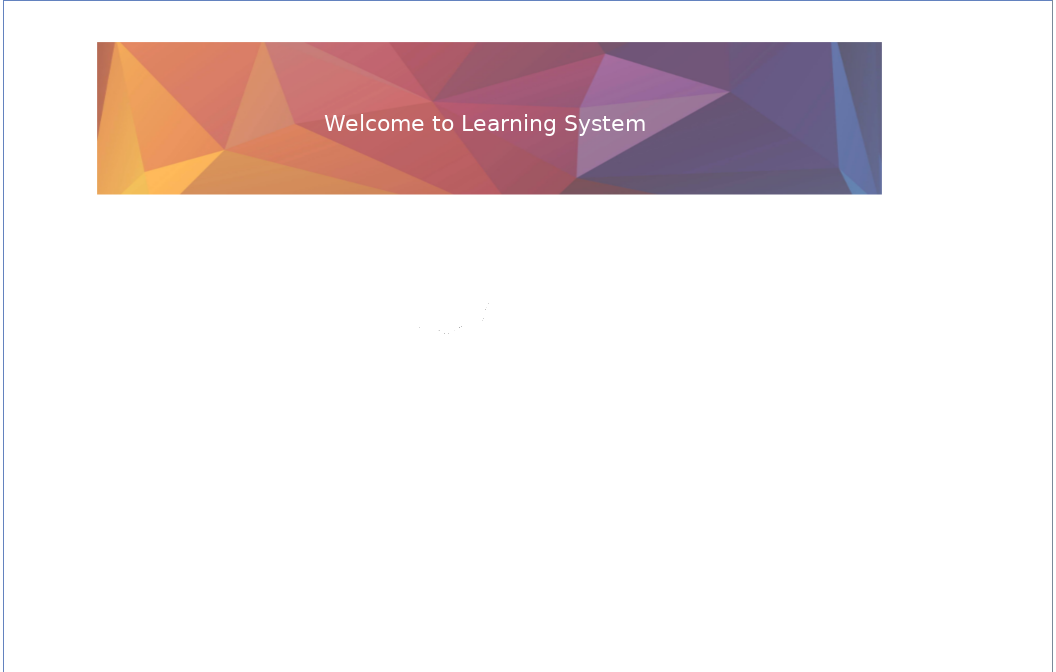
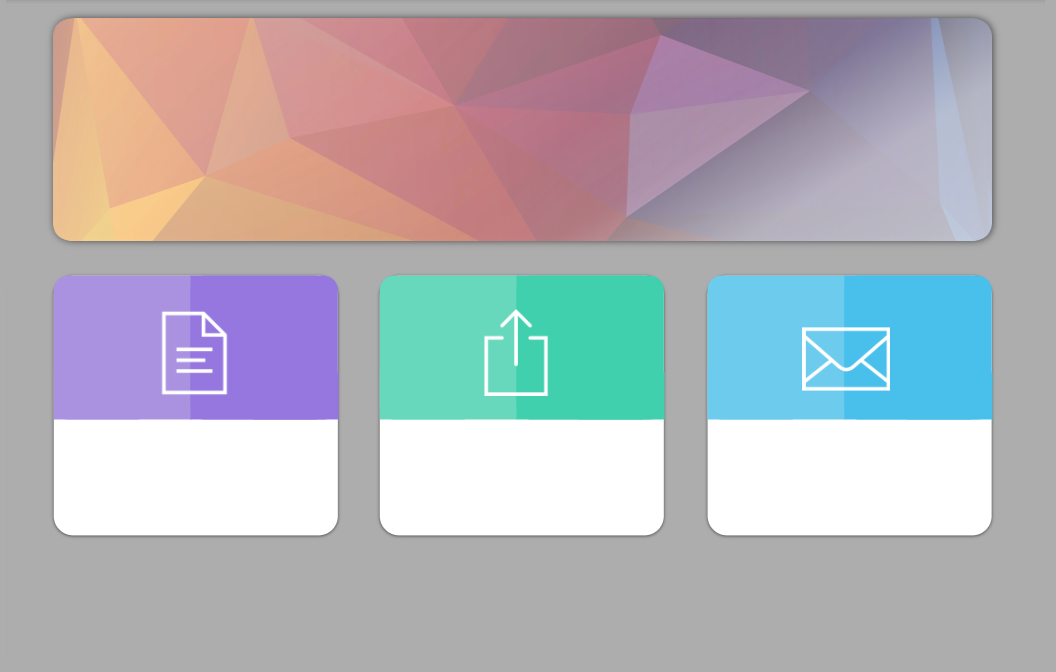
Layer changes from the first 1056px x 672px image to the second:
added layer "Pasted Layer #1" above "Pasted Layer" over [6,0,1045,666]
painted on "Pasted Layer" over [0,0,1056,672]
